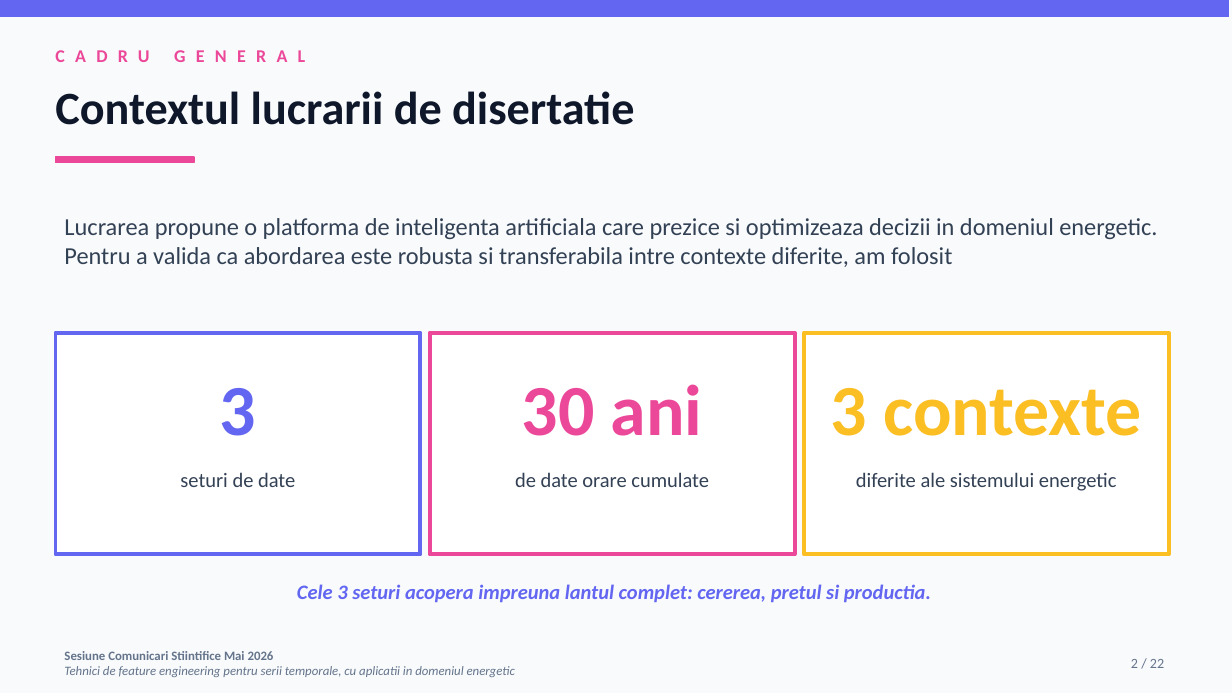
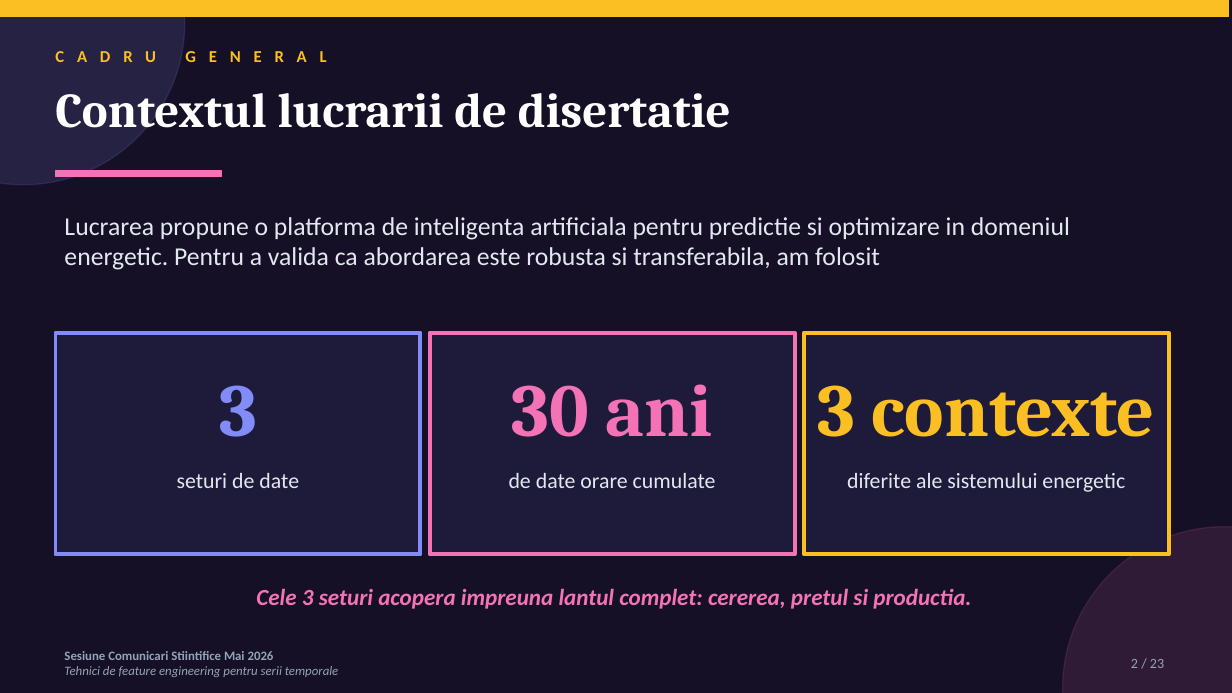
Before and after one commit to diana-nenu/Disertatie_AI_Platform, a slide deck: slide 2 of docs/SCSS/SCSS_FeatureEngineering_Diana_Nenu.pptx. Drawn at 1232x693 pixels with LibreOffice and Linux fonts; fonts in the diff are those of the drawing. Boxes give left, top, right and bottom in pixels: in the first picture for what was removed or moved away, otherwise in the second. Text is boxed around its words. In the diff, an @@ line names an element or a change of style, - is before the commit and + after.

Commit message:
SCSS pptx V3: tema dark gamma-style, povesti per tehnica, fara animatii click
Refactorizare totala conform feedback-ului:

Tema noua 'Modern Dark Gamma-style':
* Fundal indigo deep #151025 pe TOATE slide-urile (consistenta vizuala)
* Carduri cu fundal panel #1E1A3A
* Tipografie serif Cambria pentru titluri (mai eleganta)
* Calibri pentru body cu text 17-22pt (mai mare)
* Accenturi: indigo bright #818CF8, pink #F472B6, amber #FBBF24
* Forme decorative ovale cu transparency in colturi

Structura noua (23 slide-uri):
* Slide 1-10: pastrate de la V2 (context, 3 seturi date, problema, overview)
* Slide 11-15: TEHNICA 1 (encoding ciclic) ca poveste in 5 acte
  - 11: Intro - cum invata un model timpul (idea naiva vs realitate)
  - 12: Impactul problemei (figura comparativa)
  - 13: Inspiratia matematica (sin si cos basics)
  - 14: Solutia - formula + pasi de aplicare + GIF cerc
  - 15: Impactul tehnicii (3 carduri)
* Slide 16-19: TEHNICA 2 (lag features) ca poveste in 4 acte
  - 16: Intro - autoregresivitate intuitie
  - 17: Matematica AR(1) - formula + interpretare phi
  - 18: Aplicarea - cod + semantica fiecarui lag + descoperirea 90%
  - 19: Vizualizare GIF + concluzia
* Slide 20-22: TEHNICA 3 (rolling) ca poveste in 3 acte
  - 20: Intro - limitarea lag-ului (scenariu problematic vs robust)
  - 21: Rolling mean si std (doua carduri)
  - 22: Capcana shift(1) - GIF + greseala vs solutia
* Slide 23: Concluzii + Multumesc INTEGRATE (NU mai exista slide separat
  'Astept intrebarile')

Modificari de comportament:
* Animatiile pe click SCOASE complet
* Tranzitiile FADE intre slide-uri pastrate
* GIF-urile animate pastrate (cerc ore, AR, shift1)
* Text mult mai mare peste tot (titluri 38pt, body 16-18pt, formule 22pt+)

```diff
--- a/docs/SCSS/SCSS_FeatureEngineering_Diana_Nenu.pptx
+++ b/docs/SCSS/SCSS_FeatureEngineering_Diana_Nenu.pptx
@@ background #F8FAFC to #151025 @@
@@ rectangle at (x1=0, y1=0, x2=1229, y2=17): fill #6366F1 to #FBBF24; outline #6366F1 1 pt to #FBBF24 1 pt @@
@@ ellipse added at (x1=0, y1=0, x2=185, y2=185), fill #818CF8 at 15% opacity, outline #818CF8 1 pt @@
@@ text "CADRU GENERAL" at (x1=55, y1=37, x2=1174, y2=74): size 14 to 13 pt, text colour #EC4899 to #FBBF24, letter spacing 8 to 10 pt @@
@@ text "Contextul lucrarii de disertatie" at (x1=55, y1=93, x2=731, y2=128): size 36 to 38 pt, font Calibri to Cambria, text colour #0F172A to #FFFFFF @@
@@ rectangle resized from (x1=55, y1=157, x2=194, y2=163) to (x1=55, y1=171, x2=222, y2=177) @@
@@ rectangle at (x1=55, y1=171, x2=222, y2=177): fill #EC4899 to #F472B6; outline #EC4899 1 pt to #F472B6 1 pt @@
@@ text at (x1=64, y1=217, x2=1070, y2=270): text changed; size 19 to 20 pt; text colour #334155 to #E2E8F0 @@
-Lucrarea propune o platforma de inteligenta artificiala care prezice si optimizeaza decizii in domeniul energetic. Pentru a valida ca abordarea este robusta si transferabila intre contexte diferite, am folosit
+Lucrarea propune o platforma de inteligenta artificiala pentru predictie si optimizare in domeniul energetic. Pentru a valida ca abordarea este robusta si transferabila, am folosit
@@ text "3" at (x1=219, y1=385, x2=257, y2=437): size 56 to 58 pt, font Calibri to Cambria, text colour #6366F1 to #818CF8 @@
@@ rectangle at (x1=55, y1=333, x2=421, y2=555): fill #FFFFFF to #1E1A3A; outline #6366F1 3 pt to #818CF8 3 pt @@
@@ text "30 ani" at (x1=512, y1=384, x2=713, y2=437): size 56 to 58 pt, font Calibri to Cambria, text colour #EC4899 to #F472B6 @@
@@ rectangle at (x1=430, y1=333, x2=795, y2=555): fill #FFFFFF to #1E1A3A; outline #EC4899 3 pt to #F472B6 3 pt @@
@@ text "3 contexte" at (x1=818, y1=385, x2=1155, y2=437): size 56 to 58 pt, font Calibri to Cambria @@
@@ rectangle at (x1=804, y1=333, x2=1169, y2=555): fill #FFFFFF to #1E1A3A @@
@@ size 16 to 17 pt, text colour #334155 to #E2E8F0 in 3 elements at (x1=177, y1=473, x2=299, y2=488), (x1=509, y1=473, x2=716, y2=488), (x1=847, y1=473, x2=1125, y2=492) @@
@@ ellipse added at (x1=1063, y1=527, x2=1232, y2=693), fill #F472B6 at 12% opacity, outline #F472B6 1 pt @@
@@ text "Cele 3 seturi acopera impreuna ..." at (x1=256, y1=588, x2=971, y2=609): size 16 to 18 pt, text colour #6366F1 to #F472B6 @@
@@ text at (x1=64, y1=651, x2=274, y2=660): text colour #64748B to #94A3B8 in "Sesiune Comunicari Stiintifice Mai 2026" @@
@@ text at (x1=1131, y1=659, x2=1164, y2=668): text changed; text colour #64748B to #94A3B8 @@
-2 / 22
+2 / 23
@@ text at (x1=64, y1=666, x2=338, y2=677): text changed; text colour #64748B to #94A3B8 @@
-Tehnici de feature engineering pentru serii temporale, cu aplicatii in domeniul energetic
+Tehnici de feature engineering pentru serii temporale
```
Also in this commit, not shown: 13 other slides changed, 9 slides added, 8 slides removed.
